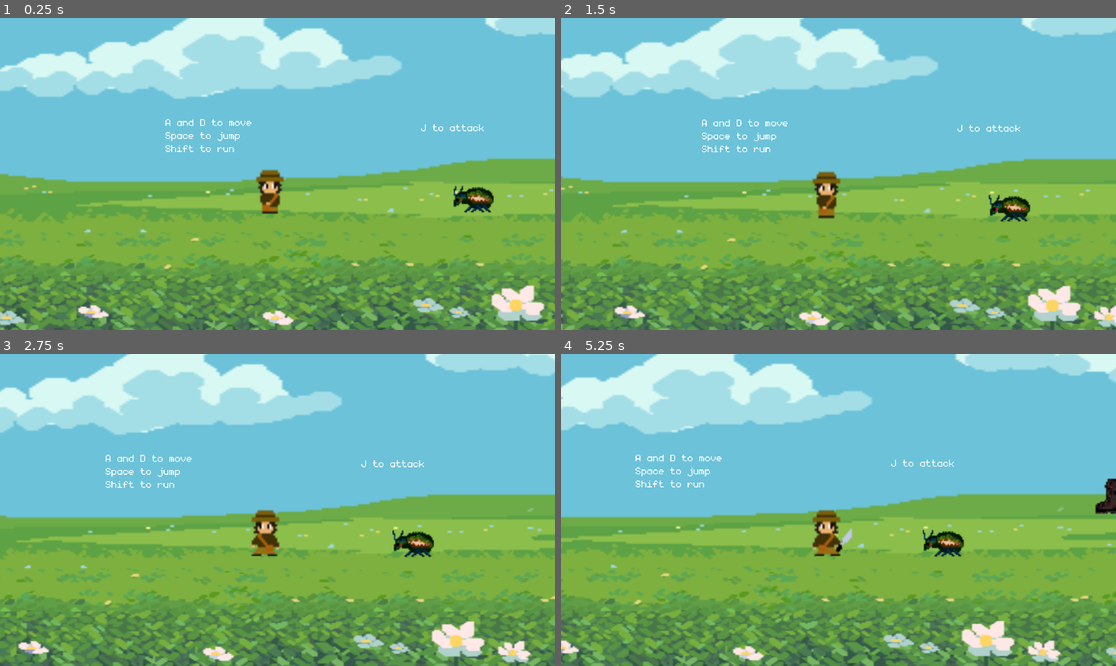
Above: before the commit, frames 1-4 (two rows, left to right).
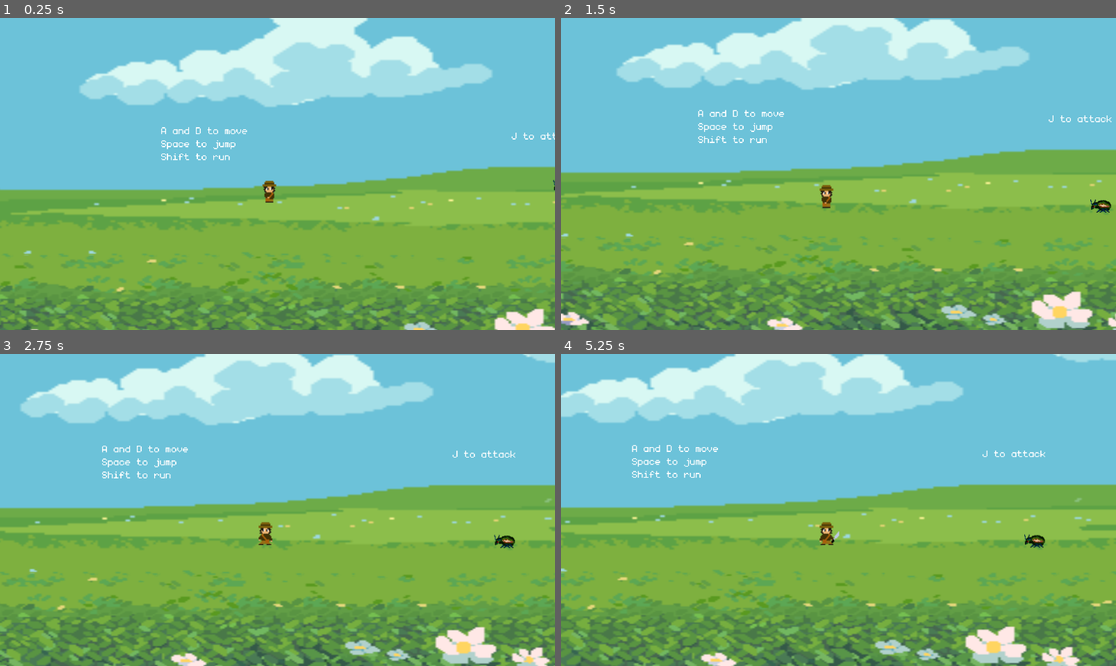
Above: after the commit, the same moments.

Repository: ako3131/traj-flower-frenzy
Game: Godot game, scene res://scenes/level_0.tscn
Two runs of this game, one before a commit and one after it. Both use one fixed random seed, a clock stepped at 60 frames per second and the inputs below. Sound files missing from this copy of the repository are replaced by a short silence.
Inputs:
- Up to frame 1 (0.25 s): no input
- Up to frame 2 (1.5 s): hold D (right) from 0.53 s (still down); tap J (attack) at 0.6 s; tap Space (jump) at 0.77 s; tap Shift (sprint) at 1.35 s
- Up to frame 3 (2.75 s): tap Space (jump) at 1.52 s; release D (right) at 2.03 s; hold A (left) from 2.03 s (still down); tap J (attack) at 2.1 s
- Up to frame 4 (5.25 s): release A (left) at 2.78 s; hold D (right) 2.78-4.28 s; tap Shift (sprint) at 2.85, 4.35 s; tap Space (jump) at 3.02, 3.77, 4.52 s; tap J (attack) at 3.6, 5.1 s; hold A (left) 4.28-5.03 s; hold D (right) from 5.03 s (still down)

The runs differ from the first frame. In frame 1, 37% of the frame differs, in the area x 0-100%, y 0-100%; in frame 2, 33%; in frame 3, 33%; in frame 4, 33%.

Commit message:
moved hit streak

Diff:
--- a/Flower-Frenzy-main/scenes/bug_monster.tscn
+++ b/Flower-Frenzy-main/scenes/bug_monster.tscn
@@ -64,8 +64,7 @@
 position = Vector2(1.12496, -6)
 scale = Vector2(2.75781, 2.875)
 sprite_frames = SubResource("SpriteFrames_7qqk8")
-animation = &"walk"
-frame_progress = 0.812155
+animation = &"still"
 
 [node name="CollisionShape2D" type="CollisionShape2D" parent="."]
 position = Vector2(1.999, -1.87728)
--- a/Flower-Frenzy-main/scenes/coco.tscn
+++ b/Flower-Frenzy-main/scenes/coco.tscn
@@ -164,10 +164,11 @@
 shape = SubResource("RectangleShape2D_fpfpj")
 
 [node name="combo_label" parent="." instance=ExtResource("7_73i1k")]
-offset_left = -22.0
-offset_top = -99.0
-offset_right = 28.0
-offset_bottom = -39.0
+offset_left = -30.0
+offset_top = -690.0
+offset_right = 119.0
+offset_bottom = -531.0
+theme_override_font_sizes/font_size = 200
 
 [connection signal="animation_finished" from="AnimatedSprite2D" to="." method="_on_animated_sprite_2d_animation_finished"]
 [connection signal="body_entered" from="Area2D" to="." method="_on_area_2d_body_entered"]
--- a/Flower-Frenzy-main/scenes/level_0.tscn
+++ b/Flower-Frenzy-main/scenes/level_0.tscn
@@ -30,18 +30,17 @@
 texture = ExtResource("1_t5fa5")
 
 [node name="grass" type="Sprite2D" parent="."]
-position = Vector2(532, 171)
-scale = Vector2(8.28819, 7.91127)
+position = Vector2(149.999, 171)
+scale = Vector2(9.61458, 7.91127)
 texture = ExtResource("2_4eyfo")
 
 [node name="flowers" type="Sprite2D" parent="."]
-position = Vector2(533, 438.625)
-scale = Vector2(8.32986, 5.8233)
+position = Vector2(159, 474.125)
+scale = Vector2(9.62847, 6.04244)
 texture = ExtResource("3_ubabo")
 
 [node name="coco" parent="." instance=ExtResource("4_0xxdp")]
-position = Vector2(6, 9)
-scale = Vector2(2, 2)
+position = Vector2(-5, 0)
 
 [node name="floor" type="StaticBody2D" parent="."]
 position = Vector2(944, -1095)
@@ -51,7 +50,7 @@
 shape = SubResource("WorldBoundaryShape2D_16hde")
 
 [node name="left_wall" type="StaticBody2D" parent="."]
-position = Vector2(-510, 2)
+position = Vector2(-1228, -2)
 
 [node name="CollisionShape2D" type="CollisionShape2D" parent="left_wall"]
 shape = SubResource("WorldBoundaryShape2D_22hjq")
@@ -67,9 +66,9 @@
 position = Vector2(1521, 798)
 
 [node name="Label" type="Label" parent="."]
-offset_left = -755.0
+offset_left = -1149.0
 offset_top = 466.0
-offset_right = -395.0
+offset_right = -771.0
 offset_bottom = 727.0
 theme_override_fonts/font = ExtResource("8_fxxo2")
 theme_override_font_sizes/font_size = 64
@@ -88,12 +87,12 @@
 "
 
 [node name="Label3" type="Label" parent="."]
-offset_left = 1343.0
+offset_left = 1379.0
 offset_top = 498.0
-offset_right = 1782.0
+offset_right = 1851.0
 offset_bottom = 693.0
 theme_override_fonts/font = ExtResource("8_fxxo2")
 theme_override_font_sizes/font_size = 64
-text = "Enter to Level 1"
+text = "Enter Level 1"
 
 [node name="music" parent="." instance=ExtResource("8_8nlex")]
--- a/Flower-Frenzy-main/scenes/level_1.tscn
+++ b/Flower-Frenzy-main/scenes/level_1.tscn
@@ -7,6 +7,7 @@
 [ext_resource type="Texture2D" uid="uid://gsamj2m6hi6n" path="res://arts/Forest-nature-fantasy-tilese/BG_2/BG_2.png" id="5_wqrka"]
 [ext_resource type="Texture2D" uid="uid://v7kmwe86u8el" path="res://arts/Forest-nature-fantasy-tilese/BG_3/BG_3.png" id="6_5etcc"]
 [ext_resource type="PackedScene" uid="uid://co6v5mapptj0s" path="res://scenes/music.tscn" id="7_63pmp"]
+[ext_resource type="Texture2D" uid="uid://boxebxd760vva" path="res://arts/flower_1.png" id="8_yo1ii"]
 
 [sub_resource type="TileSetAtlasSource" id="TileSetAtlasSource_5c3xw"]
 texture = ExtResource("3_65c1m")
@@ -875,3 +876,8 @@
 texture = ExtResource("6_5etcc")
 
 [node name="music" parent="." instance=ExtResource("7_63pmp")]
+
+[node name="Flower" type="Sprite2D" parent="."]
+position = Vector2(524, 457)
+scale = Vector2(-6.02827, 7.86472)
+texture = ExtResource("8_yo1ii")
--- a/Flower-Frenzy-main/scripts/level_0.gd
+++ b/Flower-Frenzy-main/scripts/level_0.gd
@@ -6,7 +6,7 @@
 
 # Called when the node enters the scene tree for the first time.
 func _ready() -> void:
-	character.position = Vector2(-321, 753)
+	character.position = Vector2(-700, 719)
 
 	create_shoes(1)
 	create_bugs(1)
@@ -20,15 +20,15 @@
 		var shoe = shoe_scene.instantiate()
 		add_child(shoe)
 		shoe.position = Vector2(x + (x_change * i), y + (y_change * i))
-		shoe.scale = Vector2(2,2)
+		#shoe.scale = Vector2(2,2)
 
 func create_bugs(count: int):
 	var x_change = 100
 	var y_change = 0
 	var x = 522
-	var y = 788
+	var y = 700
 	for i in range(count):
 		var bug = bug_scene.instantiate()
 		add_child(bug)
 		bug.position = Vector2(x + (x_change * i), y + (y_change * i))
-		bug.scale = Vector2(2,2)
+		#bug.scale = Vector2(2,2)
Binary file added: Flower-Frenzy-main/arts/flower_1.png
Binary file added: Flower-Frenzy-main/arts/holding_flower_1.png
Binary file added: Flower-Frenzy-main/scenes/046.png
Not shown: 1 places in Flower-Frenzy-main/scenes/level_1.tscn that only renumber resources
